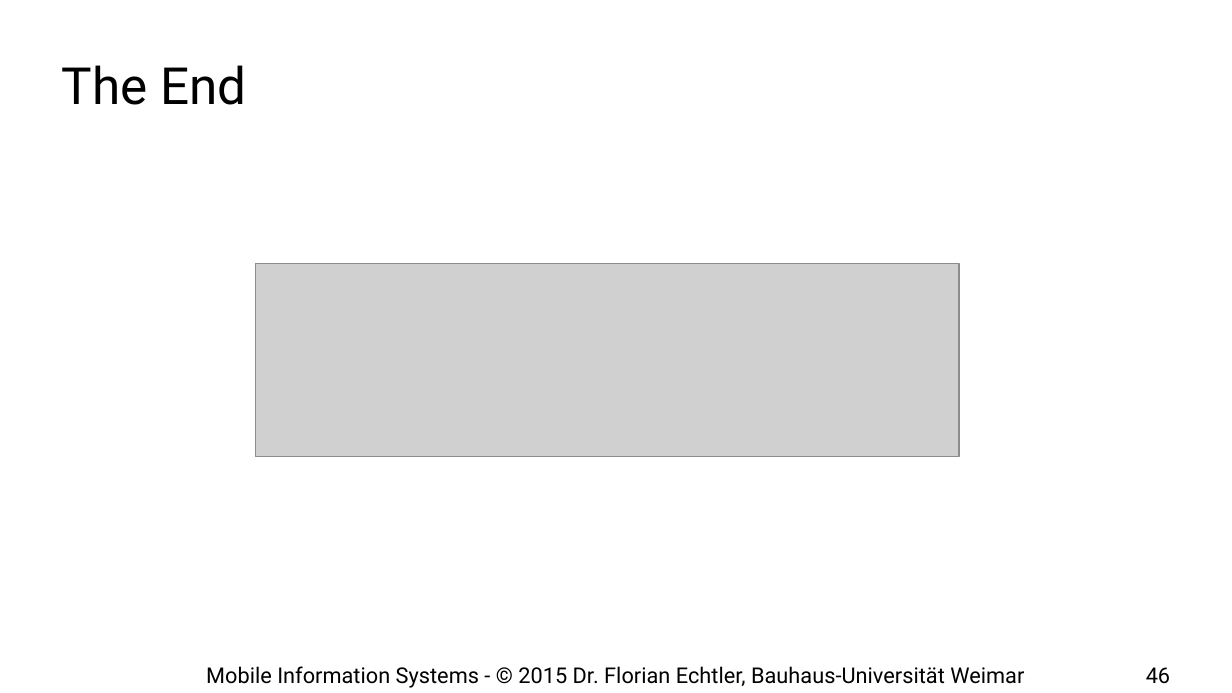
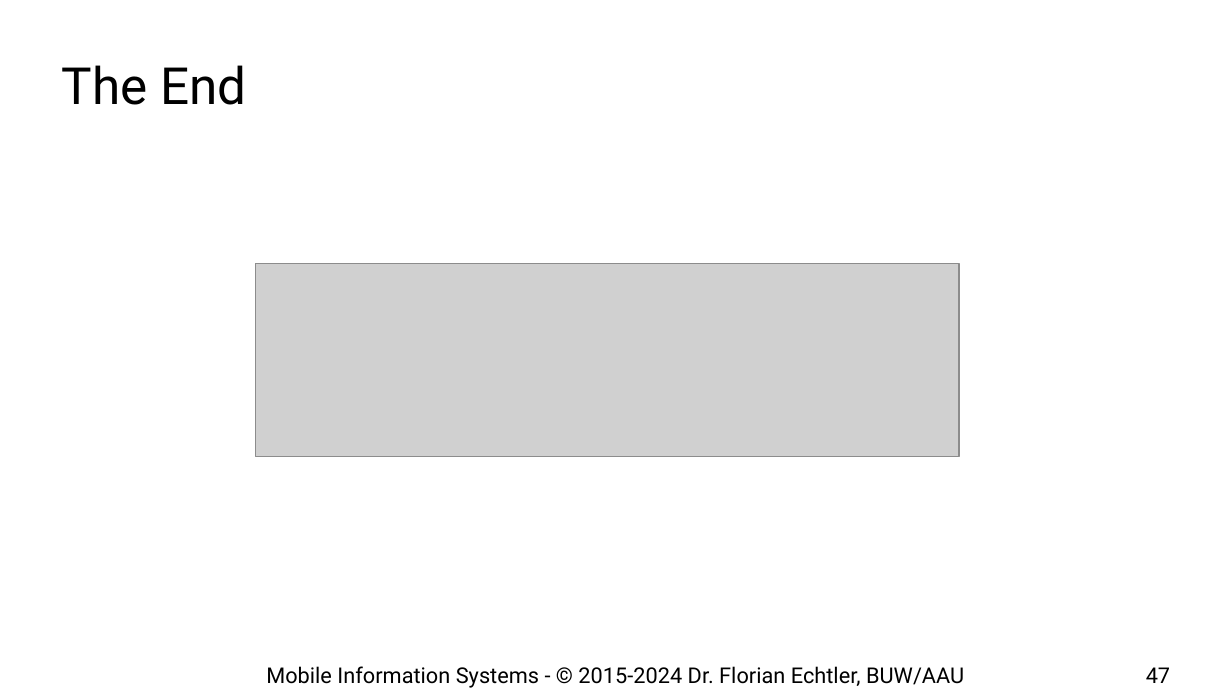
Before and after one commit to floe/mobile-information-systems, a slide deck: slide 47 of 02-big-issues.odp (slide 46 before the commit). Drawn at 1232x693 pixels with LibreOffice and Linux fonts; fonts in the diff are those of the drawing; grey boxes stand for pictures; background and template pictures are left out. Boxes give left, top, right and bottom in pixels: in the first picture for what was removed or moved away, otherwise in the second. Text is boxed around its words. In the diff, an @@ line names an element or a change of style, - is before the commit and + after.

```diff
--- a/02-big-issues.odp
+++ b/02-big-issues.odp
@@ text at (x1=266, y1=666, x2=964, y2=688): text changed @@
-Mobile Information Systems - © 2015 Dr. Florian Echtler, Bauhaus-Universität Weimar
+Mobile Information Systems - © 2015-2024 Dr. Florian Echtler, BUW/AAU
@@ page number at (x1=1146, y1=667, x2=1170, y2=683): text changed @@
-46
+47
```
Also in this commit, not shown: 45 other slides changed, 1 slide added.
